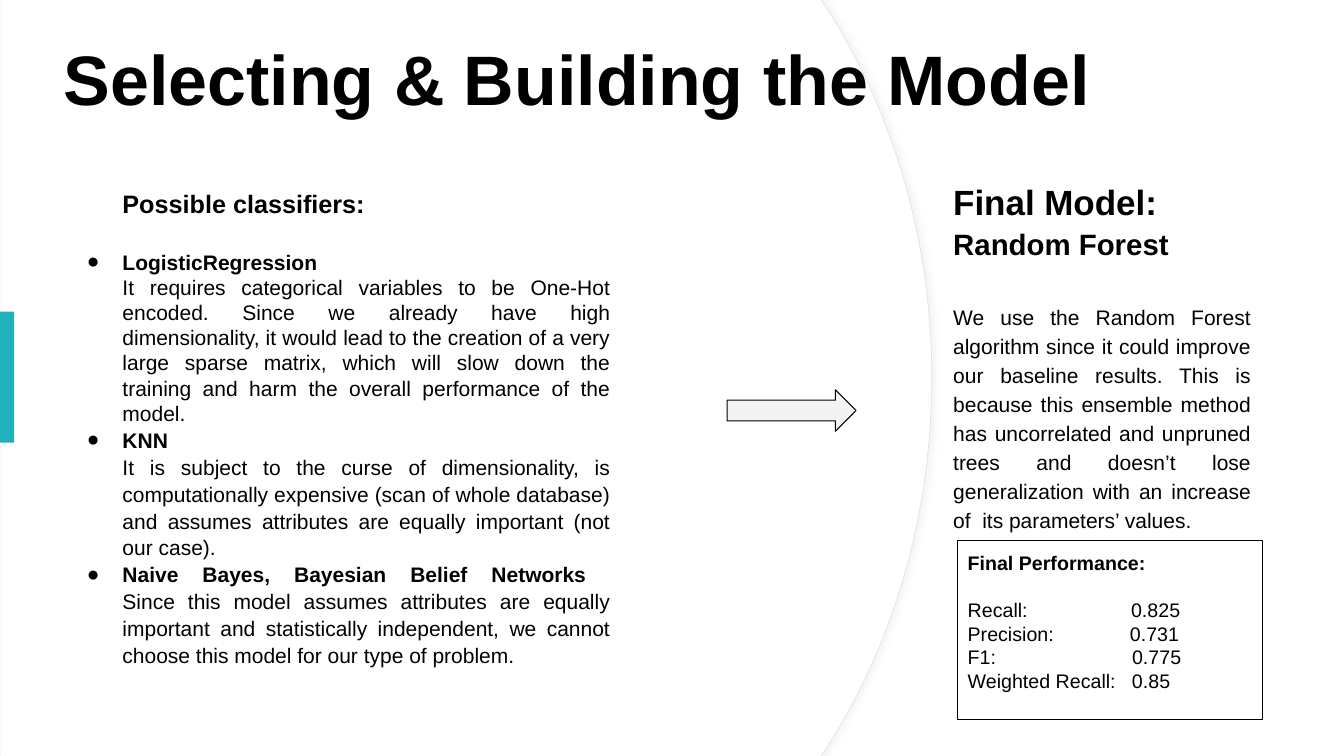
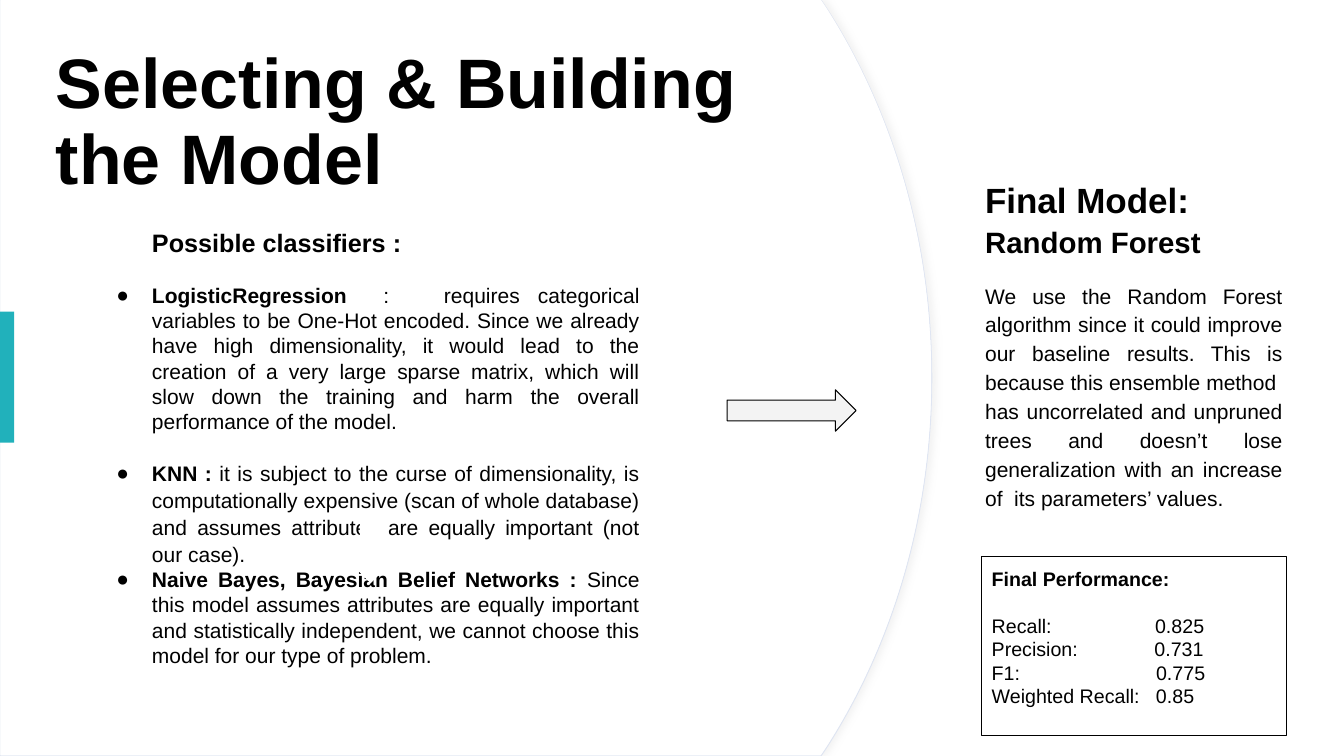
Before and after one commit to albertolatino/data-mining-and-text-mining-challenge, a slide deck: slide 5 of docs/Presentation.pptx. Drawn at 1344x756 pixels with LibreOffice and Linux fonts; fonts in the diff are those of the drawing. Boxes give left, top, right and bottom in pixels: in the first picture for what was removed or moved away, otherwise in the second. Text is boxed around its words. In the diff, an @@ line names an element or a change of style, - is before the commit and + after.

Commit message:
updated presentation

```diff
--- a/docs/Presentation.pptx
+++ b/docs/Presentation.pptx
@@ freeform shape at bbox=[0, 0, 931, 755]: outline redrawn @@
@@ freeform shape at bbox=[0, 0, 932, 756]: outline #DFE5F2 0.74 pt to #DFE5F2 0.75 pt; outline redrawn @@
@@ title "Selecting & Building the Model" rewrapped from bbox=[64, 54, 1089, 118] to bbox=[56, 57, 736, 185] @@
@@ subtitle "Final Model:" rewrapped from bbox=[953, 189, 1251, 532] to bbox=[985, 187, 1283, 511] @@
@@ text at bbox=[152, 233, 639, 667]: text changed @@
-Possible classifiers:
-● LogisticRegression
-  It requires categorical variables to be One-Hot encoded. Since we already have high dimensionality, it would lead to the creation of a very large sparse matrix, which will slow down the training and harm the overall performance of the model.
-● KNN
-  It is subject to the curse of dimensionality, is computationally expensive (scan of whole database) and assumes attributes are equally important (not our case).
-● Naive Bayes, Bayesian Belief Networks
-  Since this model assumes attributes are equally important and statistically independent, we cannot choose this model for our type of problem.
+Possible classifiers :
+● LogisticRegression : requires categorical variables to be One-Hot encoded. Since we already have high dimensionality, it would lead to the creation of a very large sparse matrix, which will slow down the training and harm the overall performance of the model.
+● KNN : it is subject to the curse of dimensionality, is computationally expensive (scan of whole database) and assumes attributes are equally important (not our case).
+● Naive Bayes, Bayesian Belief Networks : Since this model assumes attributes are equally important and statistically independent, we cannot choose this model for our type of problem.
@@ right arrow added at bbox=[350, 510, 392, 583], fill #FFFFFF @@
@@ rectangle "Final Performance:": place and size @@
-rectangle "Final Performance:" at bbox=[958, 540, 1262, 719]
+rectangle "Final Performance:" at bbox=[982, 557, 1287, 735]
@@ rectangle "Final Performance:" at bbox=[982, 557, 1287, 735]: outline #000000 0.74 pt to #000000 0.75 pt @@
```
Also in this commit, not shown: 3 other slides changed.
